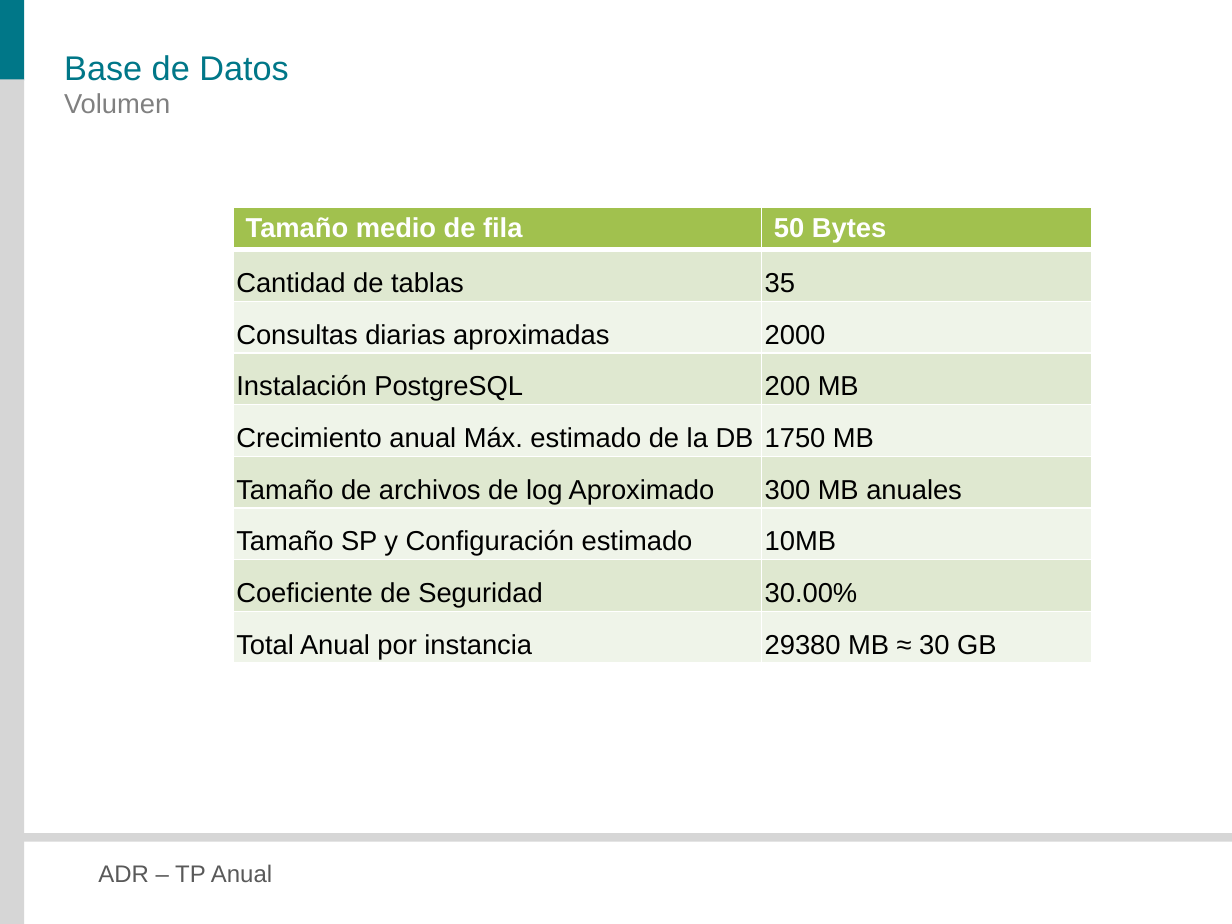
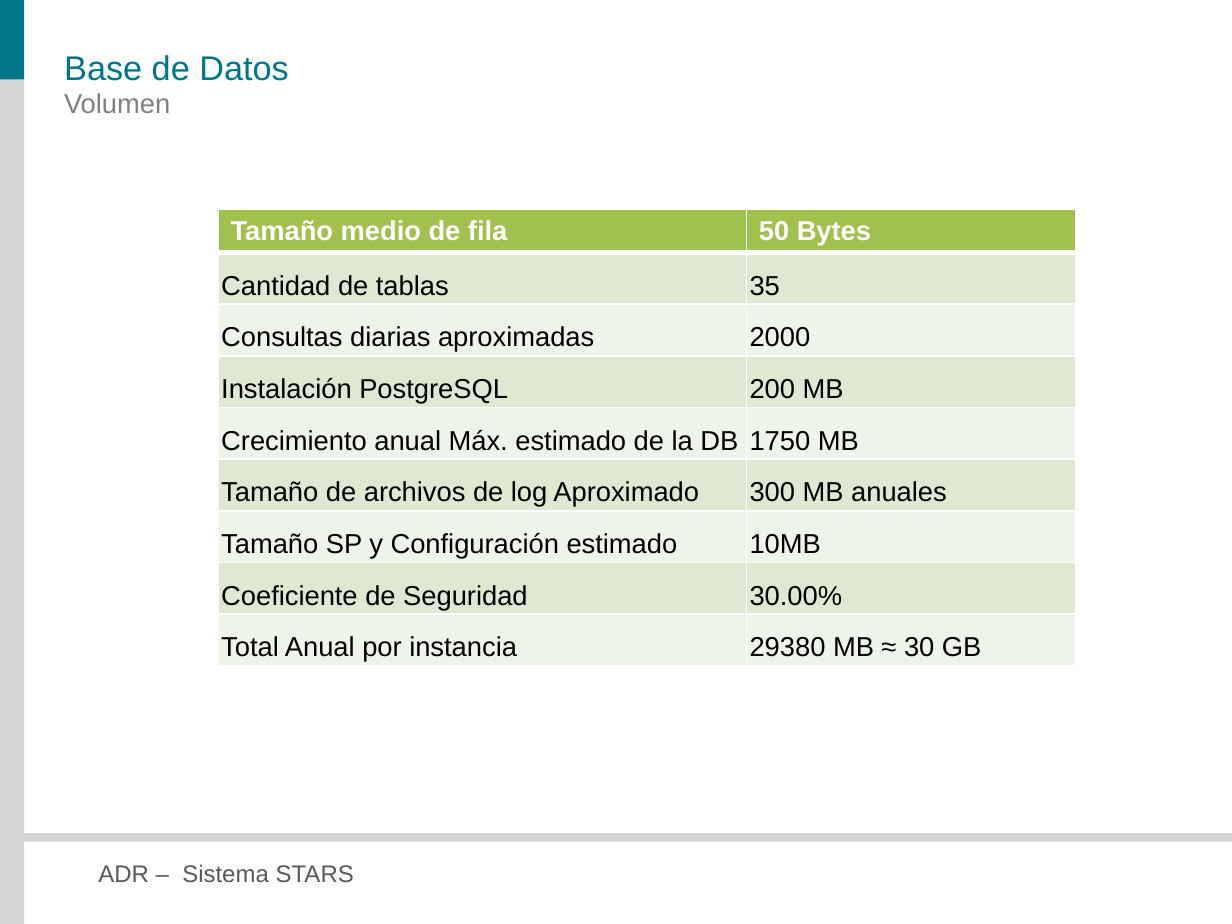
Before and after one commit to veritoreinoso/adr-2010, a slide deck: slide 9 of Presentacion.pptx. Drawn at 1232x924 pixels with LibreOffice and Linux fonts; fonts in the diff are those of the drawing. Boxes give left, top, right and bottom in pixels: in the first picture for what was removed or moved away, otherwise in the second. Text is boxed around its words. In the diff, an @@ line names an element or a change of style, - is before the commit and + after.

```diff
--- a/Presentacion.pptx
+++ b/Presentacion.pptx
@@ table: place and size @@
-table at (233,207,1092,695)
+table at (218,209,1077,697)
@@ text at (98,864,354,882): text changed @@
-ADR – TP Anual
+ADR – Sistema STARS
```
Also in this commit, not shown: 31 other slides changed, 1 slide added, 1 slide removed.
